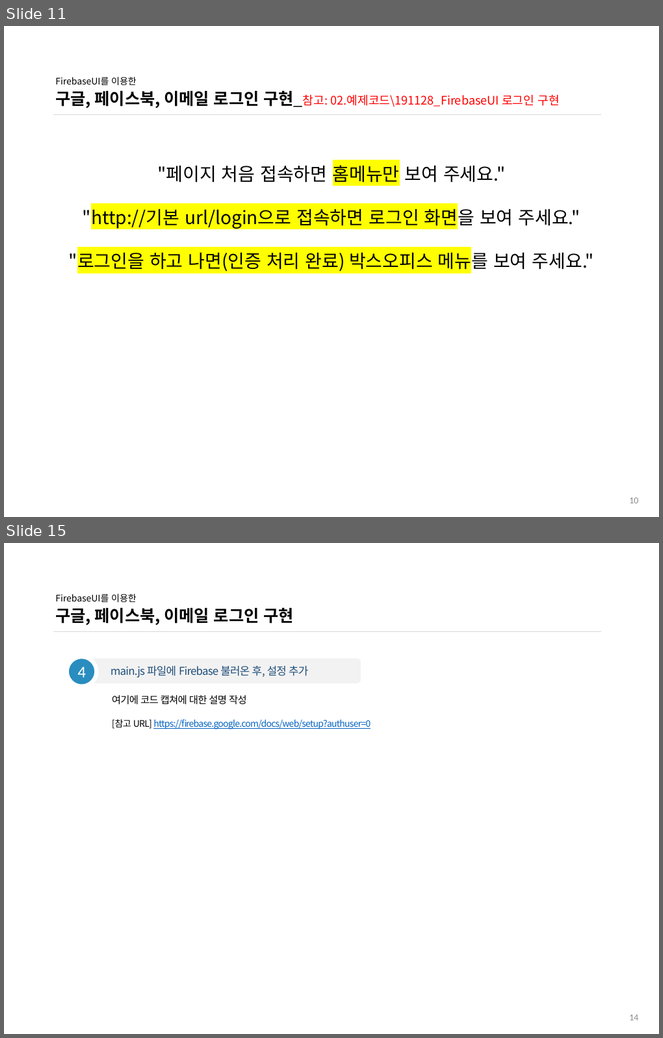
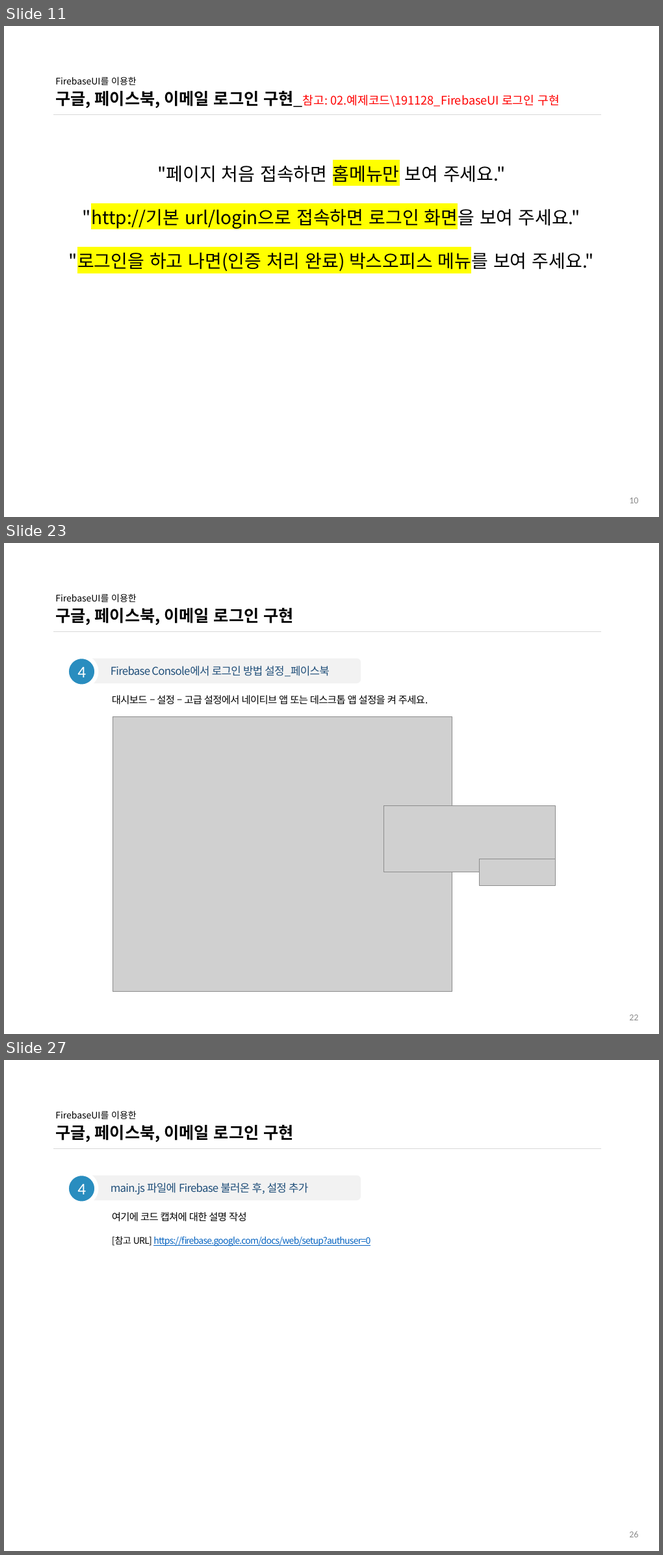
Before and after one commit to ddowon/vueStudy, a slide deck: 01.참고자료/191128_FirebaseUI 로그인 구현.pptx. Shown one above the other, each under a label of ours: slides 11 and 15 before the commit, slides 11, 23 and 27 after it; the slides between them are not shown. The pictures are 663x1038 and 663x1555 pixels, drawn with LibreOffice and Linux fonts; fonts in the diff are those of the drawing; grey boxes stand for pictures; background and template pictures are left out. Boxes give left, top, right and bottom in pixels: in the first picture for what was removed or moved away, otherwise in the second. Text is boxed around its words. In the diff, an @@ line names an element or a change of style, - is before the commit and + after.

Commit message:
12월 5일 15차 FirebaseUI 인증 스터디 자료 내용 보완

```diff
--- a/01.참고자료/191128_FirebaseUI 로그인 구현.pptx
+++ b/01.참고자료/191128_FirebaseUI 로그인 구현.pptx
@@ slide 23 added at (4,543,659,1034), background #FFFFFF @@
@@ title added at (55,594,294,626), 18 pt, text #000000, bold @@
+FirebaseUI를 이용한
+구글, 페이스북, 이메일 로그인 구현
@@ line added from (53, 631) to (601, 631), #D9D9D9 0.5 pt @@
@@ ellipse added at (67,657,96,687), fill #298DBF, outline #FFFFFF 4.5 pt, 18 pt, text #FFFFFF @@
+4
@@ rounded rectangle added at (83,658,361,683), fill #F2F2F2, 12 pt, text #1F4E79 @@
+Firebase Console에서 로그인 방법 설정_페이스북
@@ text added at (112,695,428,705), 11 pt, text #000000 @@
+대시보드 – 설정 – 고급 설정에서 네이티브 앱 또는 데스크톱 앱 설정을 켜 주세요.
@@ picture added at (113,717,452,991) @@
@@ picture added at (384,806,556,873) @@
@@ picture added at (480,859,556,886) @@
@@ page number added at (629,1015,638,1021), 10 pt, text #8C8C8C @@
+22
@@ what was slide 15 is now slide 27 @@
@@ page number at (629,1532,638,1538): text changed @@
-14
+26
```
Also in this commit, not shown: 5 slides changed, 11 other slides added.
